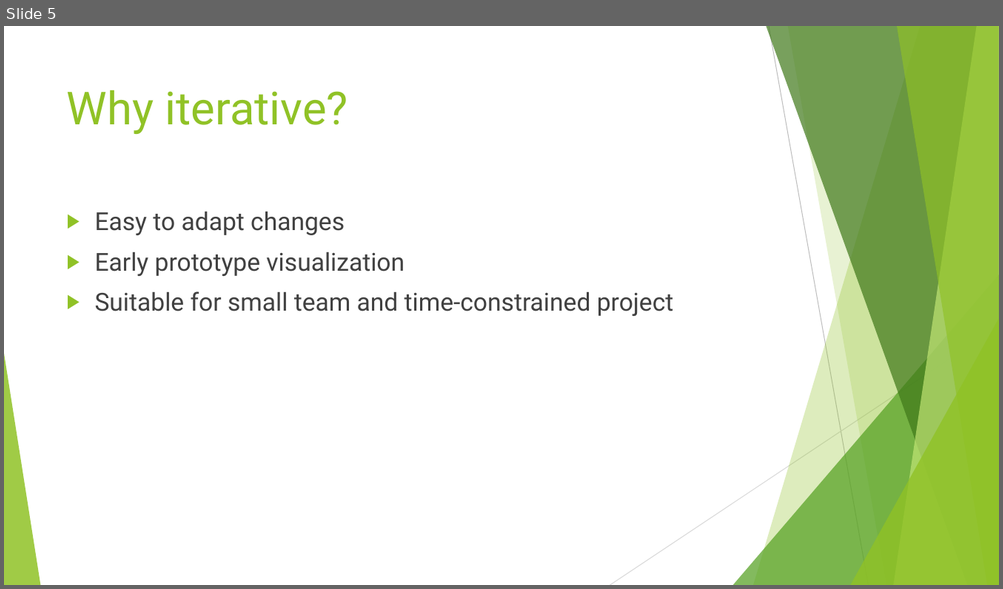
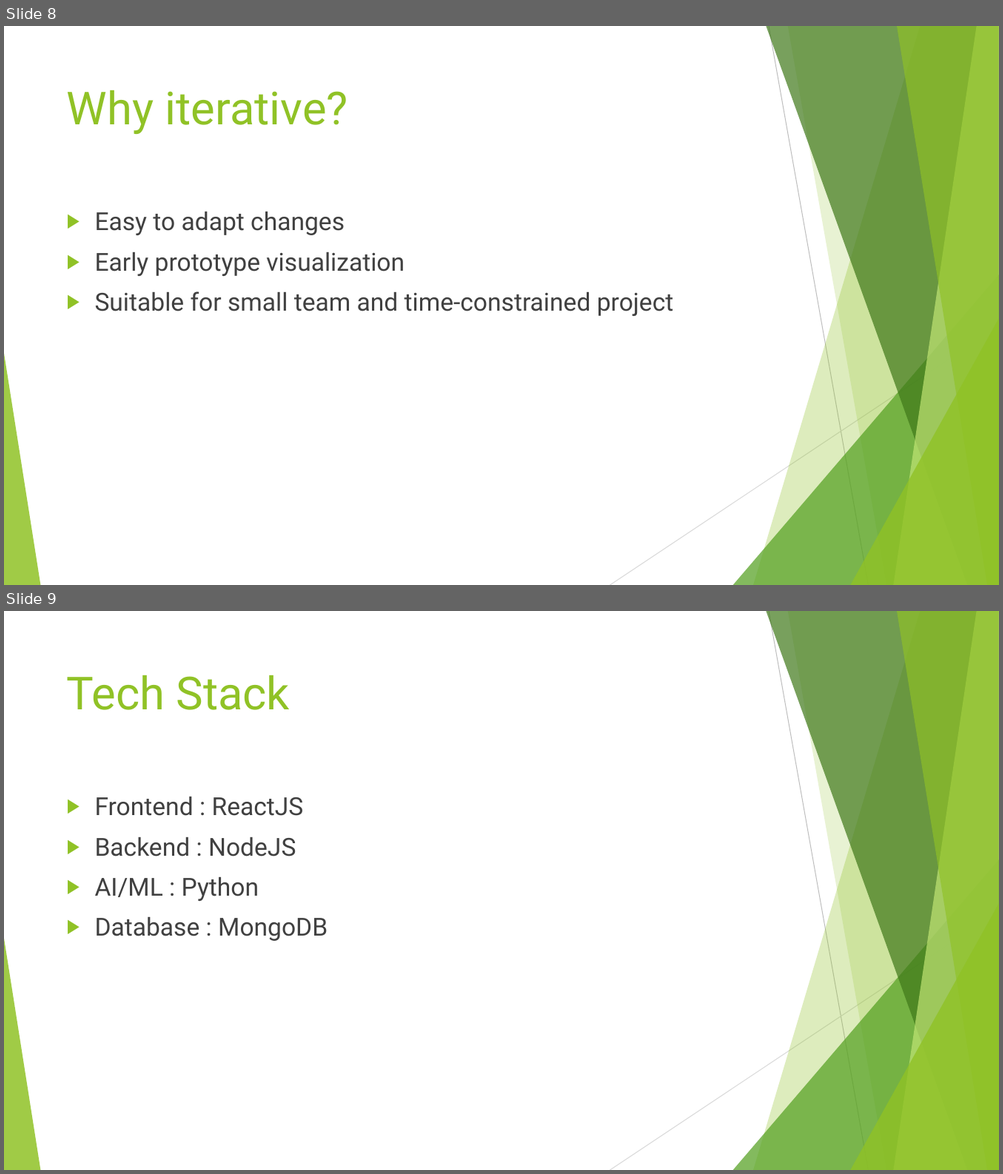
Before and after one commit to sanjaykn8/SE_MiniProject, a slide deck: SE_mp.pptx. Shown one above the other, each under a label of ours: slide 5 before the commit, slides 8 and 9 after it. The pictures are 1003x589 and 1003x1174 pixels, drawn with LibreOffice and Linux fonts; fonts in the diff are those of the drawing. Boxes give left, top, right and bottom in pixels: in the first picture for what was removed or moved away, otherwise in the second. Text is boxed around its words. In the diff, an @@ line names an element or a change of style, - is before the commit and + after.

```diff
--- a/SE_mp.pptx
+++ b/SE_mp.pptx
@@ slide 9 added at (x1=4, y1=611, x2=999, y2=1170), background #FFFFFF; not listed: 10 template elements that a slide beside it also shows @@
@@ title added at (x1=67, y1=675, x2=289, y2=710), 44 pt, text #90C226 @@
+Tech Stack
@@ text added at (x1=95, y1=797, x2=327, y2=941), 24 pt, text #404040 @@
+▶ Frontend : ReactJS
+▶ Backend : NodeJS
+▶ AI/ML : Python
+▶ Database : MongoDB
@@ what was slide 5 is now slide 8 @@
```
Also in this commit, not shown: 3 other slides added, 1 other file.
